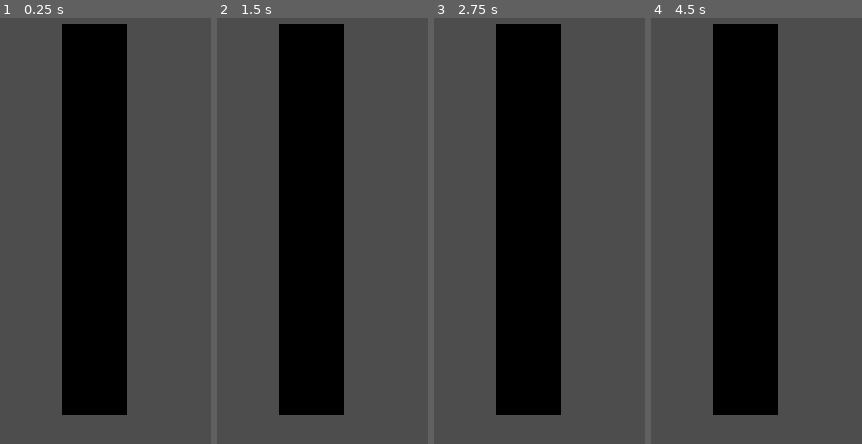
Above: before the commit, frames 1-4 (left to right).
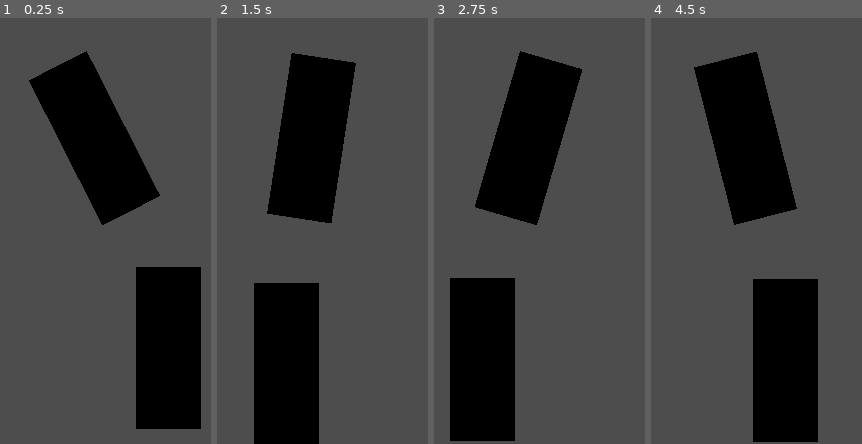
Above: after the commit, the same moments.

Repository: gavinsf/double_pendulum
Game: Godot game, scene res://Main.tscn
Two runs of this game, one before a commit and one after it. Both use one fixed random seed, a clock stepped at 60 frames per second and the inputs below.
Inputs:
- Up to frame 1 (0.25 s): no input
- Up to frame 2 (1.5 s): no input
- Up to frame 3 (2.75 s): no input
- Up to frame 4 (4.5 s): no input

The runs differ from the first frame. In frame 1, 34% of the frame differs, in the area x 13-96%, y 1-97%; in frame 2, 19%; in frame 3, 26%; in frame 4, 24%.

Commit message:
pendulum effect on stationary arms

Diff:
--- /dev/null
+++ b/Arm2.gd
@@ -0,0 +1,25 @@
+extends Node3D # Use 'Node3D' if using Godot 4.x
+
+# Pendulum parameters for Arm2
+var angle = -0.5  # Initial angle in radians (can be different from Arm1)
+var angle_velocity = 0.0  # Angular velocity
+var angle_acceleration = 0.0  # Angular acceleration
+var length = 5.0  # Length of Arm2
+var gravity = 9.81  # Acceleration due to gravity
+var damping = 0.995  # Damping factor to simulate air resistance
+
+func _physics_process(delta):
+	# Calculate angular acceleration
+	angle_acceleration = - (gravity / length) * sin(angle)
+
+	# Update angular velocity
+	angle_velocity += angle_acceleration * delta
+
+	# Apply damping
+	angle_velocity *= damping
+
+	# Update angle
+	angle += angle_velocity * delta
+
+	# Apply rotation to Arm2
+	rotation_degrees.z = rad_to_deg(angle)
--- a/Main.tscn
+++ b/Main.tscn
@@ -1,20 +1,28 @@
-[gd_scene load_steps=3 format=3 uid="uid://c2icrh6dg3dgk"]
+[gd_scene load_steps=5 format=3 uid="uid://c2icrh6dg3dgk"]
+
+[ext_resource type="Script" path="res://arm_1.gd" id="1_0i2ke"]
+[ext_resource type="Script" path="res://Arm2.gd" id="2_b253n"]
 
 [sub_resource type="QuadMesh" id="QuadMesh_2mrev"]
-size = Vector2(2, 7)
+size = Vector2(2, 5)
 
-[sub_resource type="QuadMesh" id="QuadMesh_ytsse"]
-size = Vector2(2, 7)
+[sub_resource type="QuadMesh" id="QuadMesh_bg6f7"]
+size = Vector2(2, 5)
 
 [node name="Root" type="Node3D"]
 
 [node name="Arm1" type="MeshInstance3D" parent="."]
 transform = Transform3D(1, 0, 0, 0, 1, 0, 0, 0, 1, 0, -2.5, 0)
 mesh = SubResource("QuadMesh_2mrev")
+script = ExtResource("1_0i2ke")
 
-[node name="Arm2" type="MeshInstance3D" parent="Arm1"]
+[node name="Arm2" type="Node3D" parent="Arm1"]
 transform = Transform3D(1, 0, 0, 0, 1, 0, 0, 0, 1, 0, -5, 0)
-mesh = SubResource("QuadMesh_ytsse")
+script = ExtResource("2_b253n")
+
+[node name="MeshInstance3D" type="MeshInstance3D" parent="Arm1/Arm2"]
+transform = Transform3D(1, 0, 0, 0, 1, 0, 0, 0, 1, 0, -2, 0)
+mesh = SubResource("QuadMesh_bg6f7")
 
 [node name="Camera3D" type="Camera3D" parent="."]
 transform = Transform3D(1, 0, 0, 0, 1, 0, 0, 0, 1, 0, -5, 9)
--- /dev/null
+++ b/arm_1.gd
@@ -0,0 +1,27 @@
+extends MeshInstance3D
+
+# Pendulum parameters
+var angle = 0.5  # Initial angle in radians (adjust as desired)
+var angle_velocity = 0.0  # Angular velocity
+var angle_acceleration = 0.0  # Angular acceleration
+var length = 5.0  # Length of the pendulum arm (matches the Y-size)
+var gravity = 9.81  # Acceleration due to gravity
+var damping = 0.995  # Damping factor to simulate air resistance
+
+func _physics_process(delta):
+	# Calculate angular acceleration
+	angle_acceleration = - (gravity / length) * sin(angle)
+
+	# Update angular velocity
+	angle_velocity += angle_acceleration * delta
+
+	# Apply damping
+	angle_velocity *= damping
+
+	# Update angle
+	angle += angle_velocity * delta
+
+	# Apply rotation to the arm
+	rotation_degrees.x = 0  # Ensure no rotation around X-axis
+	rotation_degrees.y = 0  # Ensure no rotation around Y-axis
+	rotation_degrees.z = rad_to_deg(angle)  # Convert radians to degrees
--- /dev/null
+++ b/arm_2.gd
@@ -0,0 +1,25 @@
+extends MeshInstance3D  # Use 'MeshInstance3D' if using Godot 4.x
+
+# Pendulum parameters for Arm1
+var angle = 0.5  # Initial angle in radians
+var angle_velocity = 0.0  # Angular velocity
+var angle_acceleration = 0.0  # Angular acceleration
+var length = 5.0  # Length of Arm1 (matches the Y-size)
+var gravity = 9.81  # Acceleration due to gravity
+var damping = 0.995  # Damping factor to simulate air resistance
+
+func _physics_process(delta):
+	# Calculate angular acceleration (simple pendulum formula)
+	angle_acceleration = - (gravity / length) * sin(angle)
+
+	# Update angular velocity
+	angle_velocity += angle_acceleration * delta
+
+	# Apply damping to simulate air resistance
+	angle_velocity *= damping
+
+	# Update angle
+	angle += angle_velocity * delta
+
+	# Apply rotation to Arm1
+	rotation_degrees.z = rad_to_deg(angle)
